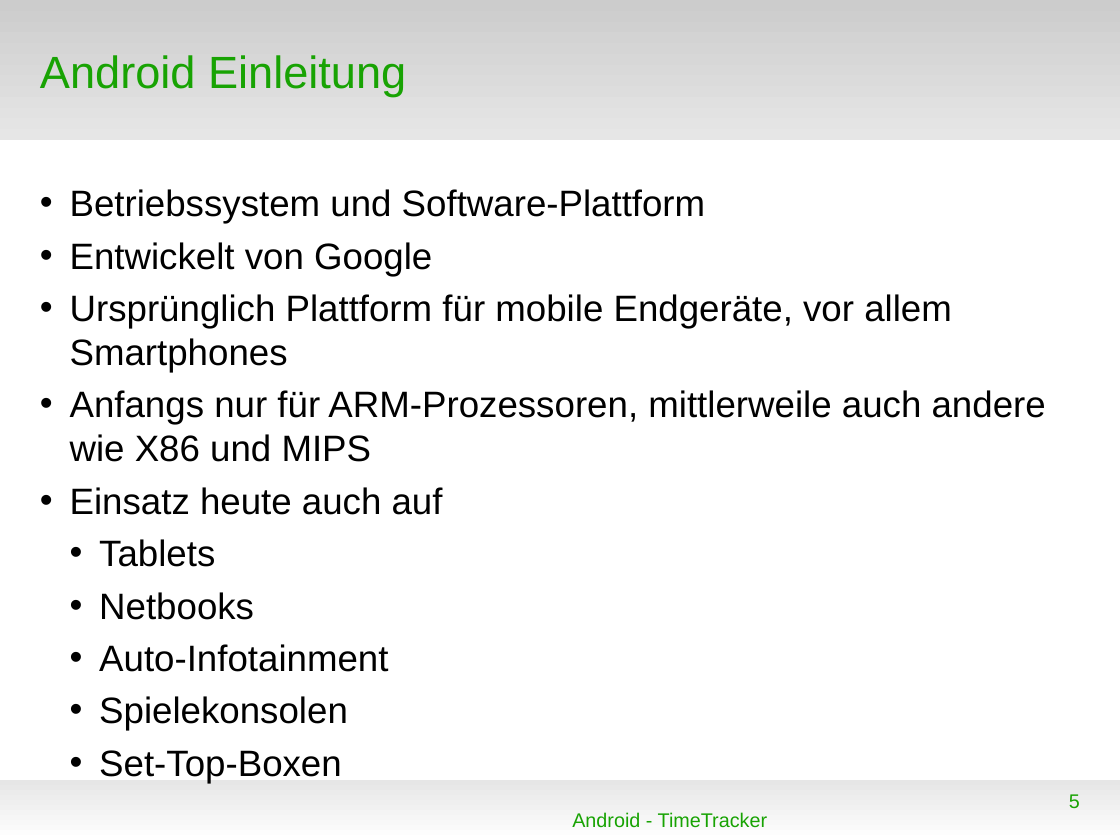
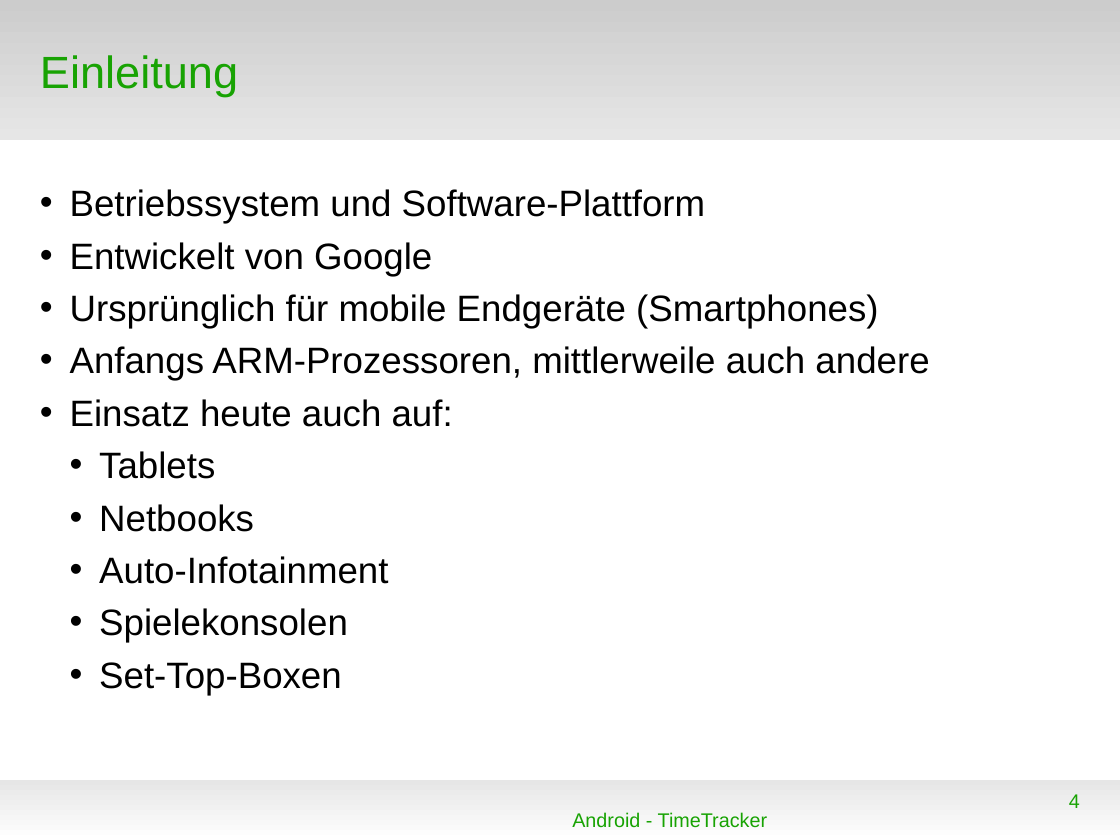
Before and after one commit to floriandrs/presentation, a slide deck: slide 4 of vortrag.odp (slide 5 before the commit). Drawn at 1120x840 pixels with LibreOffice and Linux fonts; fonts in the diff are those of the drawing; background and template pictures are left out. Boxes give left, top, right and bottom in pixels: in the first picture for what was removed or moved away, otherwise in the second. Text is boxed around its words. In the diff, an @@ line names an element or a change of style, - is before the commit and + after.

```diff
--- a/vortrag.odp
+++ b/vortrag.odp
@@ title at bbox=[40, 55, 238, 96]: text changed @@
-Android Einleitung
+Einleitung
@@ text at bbox=[70, 294, 929, 427]: text changed @@
-• Ursprünglich Plattform für mobile Endgeräte, vor allem Smartphones
-• Anfangs nur für ARM-Prozessoren, mittlerweile auch andere wie X86 und MIPS
-• Einsatz heute auch auf
+• Ursprünglich für mobile Endgeräte (Smartphones)
+• Anfangs ARM-Prozessoren, mittlerweile auch andere
+• Einsatz heute auch auf:
@@ page number at bbox=[1069, 794, 1080, 808]: text changed @@
-5
+4
```
Also in this commit, not shown: 16 other slides changed, 2 slides added, 2 slides removed.
